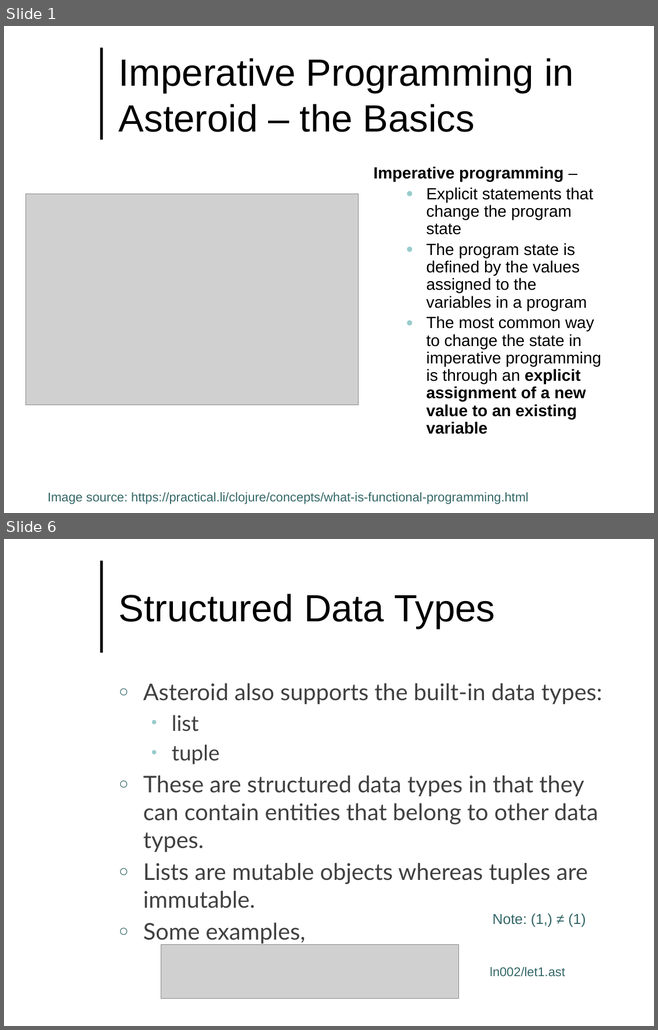
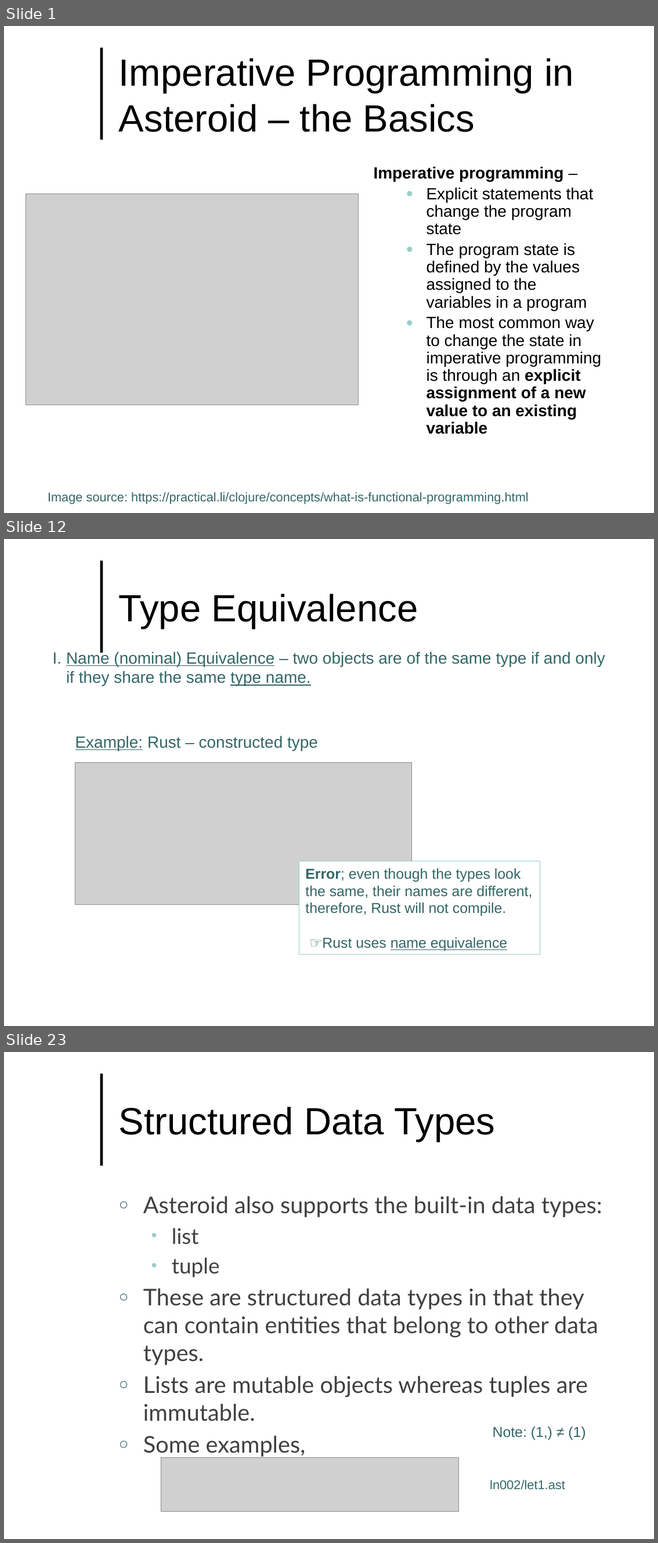
Before and after one commit to lutzhamel/CSC493, a slide deck: notes/csc493-ln002.pptx. Shown one above the other, each under a label of ours: slides 1 and 6 before the commit, slides 1, 12 and 23 after it; the slides between them are not shown. The pictures are 658x1030 and 658x1543 pixels, drawn with LibreOffice and Linux fonts; fonts in the diff are those of the drawing; grey boxes stand for pictures; background and template pictures are left out. Boxes give left, top, right and bottom in pixels: in the first picture for what was removed or moved away, otherwise in the second. Text is boxed around its words. In the diff, an @@ line names an element or a change of style, - is before the commit and + after.

```diff
--- a/notes/csc493-ln002.pptx
+++ b/notes/csc493-ln002.pptx
@@ slide 12 added at (4, 539, 654, 1026), background #FFFFFF; not listed: 1 template element that a slide beside it also shows @@
@@ title added at (119, 594, 418, 629), 42 pt, text #000000 @@
+Type Equivalence
@@ text added at (53, 651, 604, 686), 18 pt, text #336666 @@
+I. Name (nominal) Equivalence – two objects are of the same type if and only
+if they share the same type name.
@@ text added at (75, 736, 318, 751), 18 pt, text #336666 @@
+Example: Rust – constructed type
@@ picture added at (75, 762, 412, 904) @@
@@ rectangle added at (299, 861, 540, 955), fill #FFFFFF, outline #99CCCC 0.75 pt, 16 pt, text #336666 @@
+Error; even though the types look
+the same, their names are different,
+therefore, Rust will not compile.
+☞Rust uses name equivalence
@@ what was slide 6 is now slide 23 @@
```
Also in this commit, not shown: 4 slides changed, 17 other slides added, 1 slide removed, 15 other files.
